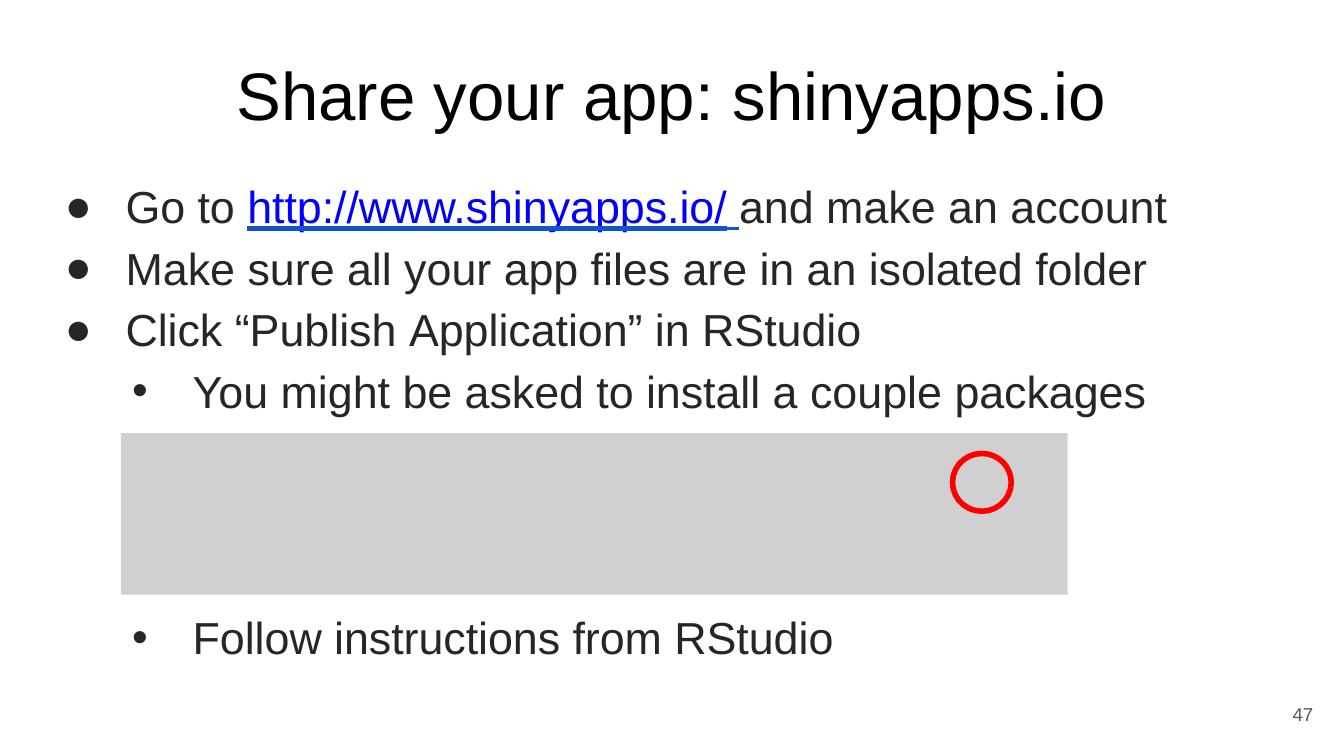
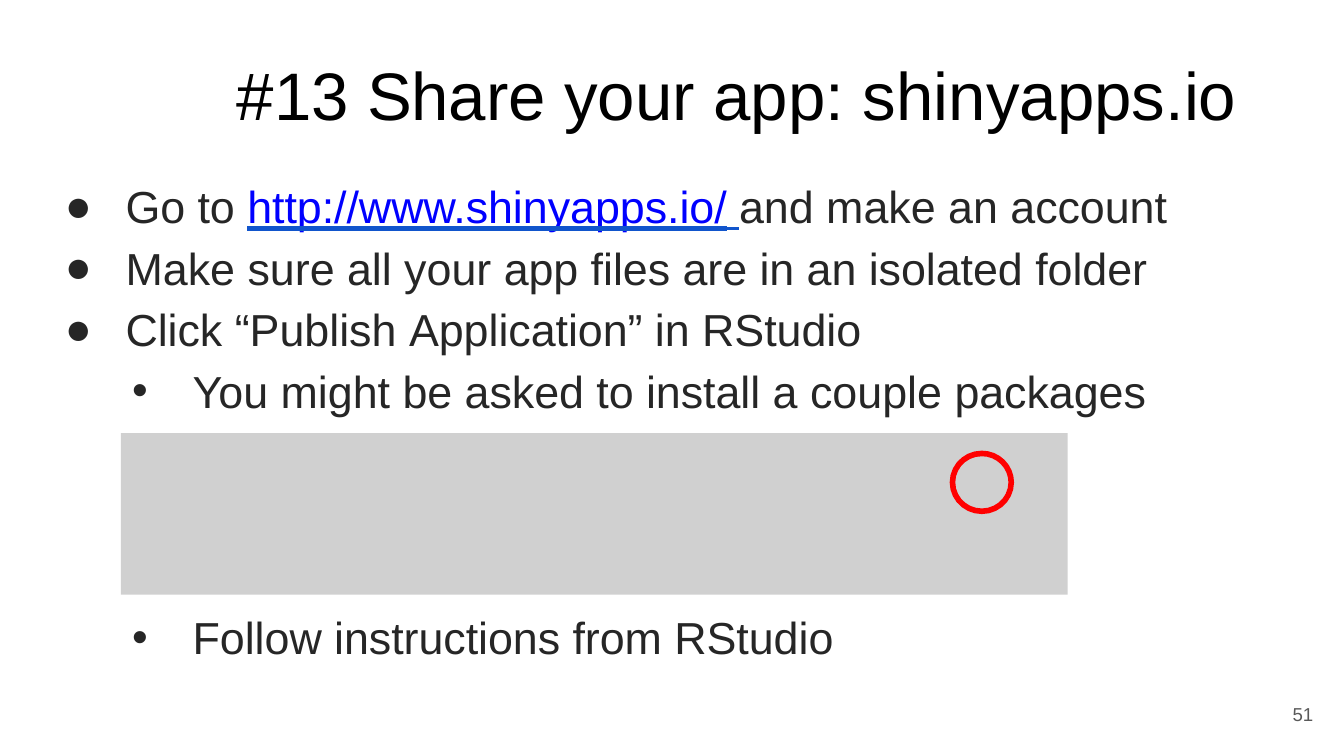
Before and after one commit to WHOIGit/Rshinypresentation, a slide deck: slide 51 of shinyRpresentation.odp (slide 47 before the commit). Drawn at 1344x756 pixels with LibreOffice and Linux fonts; fonts in the diff are those of the drawing; grey boxes stand for pictures. Boxes give left, top, right and bottom in pixels: in the first picture for what was removed or moved away, otherwise in the second. Text is boxed around its words. In the diff, an @@ line names an element or a change of style, - is before the commit and + after.

```diff
--- a/shinyRpresentation.odp
+++ b/shinyRpresentation.odp
@@ title at [237,71,1236,132]: text changed @@
-Share your app: shinyapps.io
+#13 Share your app: shinyapps.io
@@ page number at [1293,708,1314,721]: text changed @@
-47
+51
```
Also in this commit, not shown: 28 other slides changed, 10 slides added, 7 slides removed, 8 other files.
